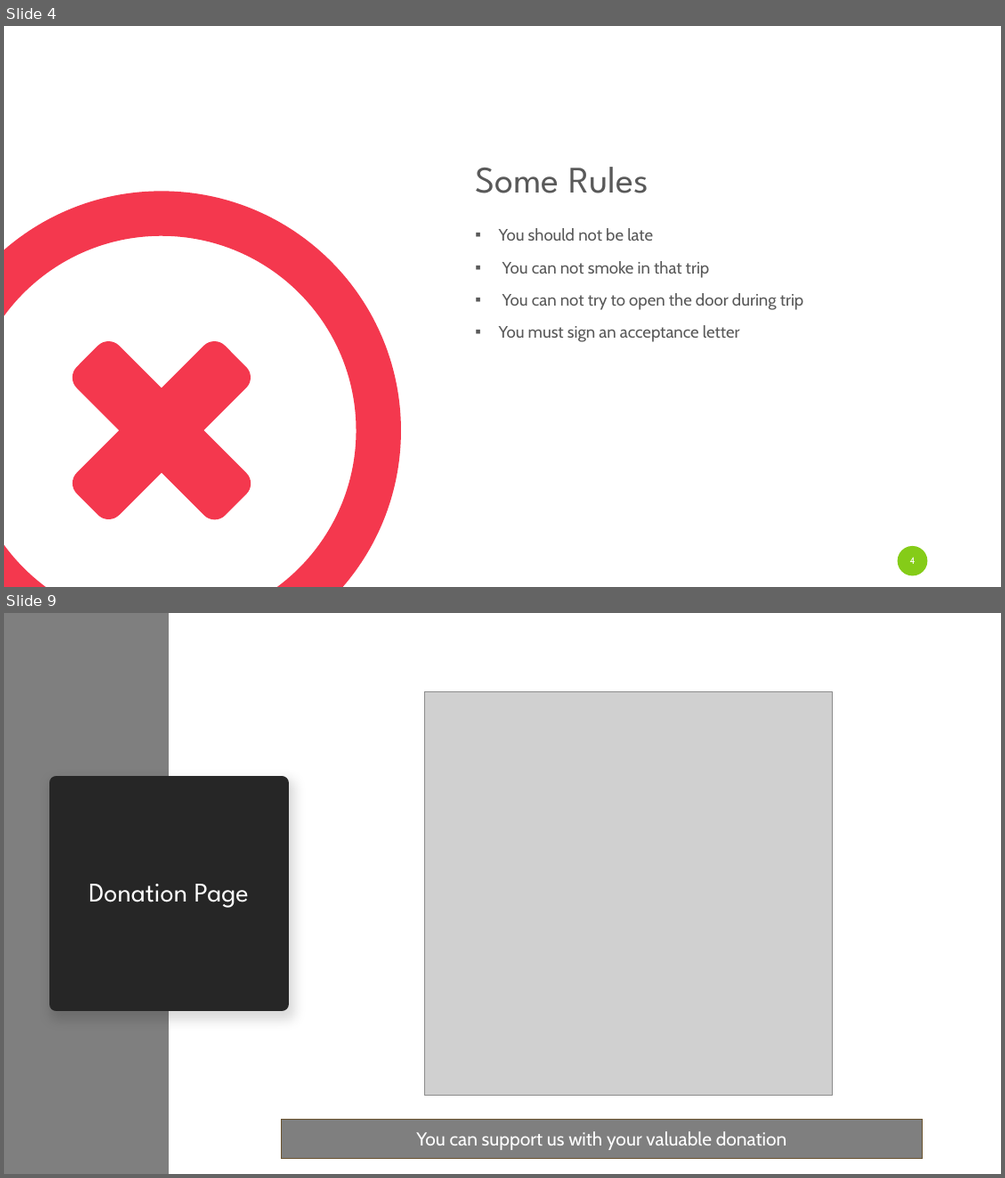
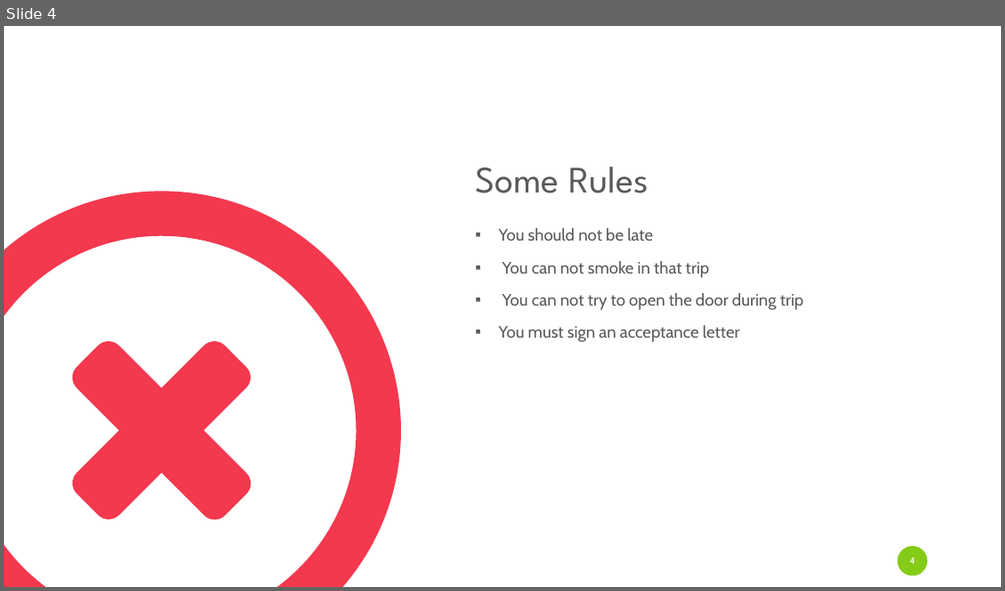
Before and after one commit to mustafaberat/ARU-Submarine, a slide deck: Presentation/ARUSubmarinePresentation.pptx. Shown one above the other, each under a label of ours: slides 4 and 9 before the commit, slide 4 after it; the slides between them are not shown. The pictures are 1005x1178 and 1005x591 pixels, drawn with LibreOffice and Linux fonts; fonts in the diff are those of the drawing; grey boxes stand for pictures. Boxes give left, top, right and bottom in pixels: in the first picture for what was removed or moved away, otherwise in the second. Text is boxed around its words. In the diff, an @@ line names an element or a change of style, - is before the commit and + after.

```diff
--- a/Presentation/ARUSubmarinePresentation.pptx
+++ b/Presentation/ARUSubmarinePresentation.pptx
@@ slide 9 removed at [4,613,1001,1174], background #FFFFFF @@
@@ rectangle removed at [4,613,169,1174] @@
@@ picture removed at [424,691,832,1094] @@
@@ title removed at [57,783,282,1004] @@
-Donation Page
@@ rectangle removed at [282,1119,922,1159] @@
-You can support us with your valuable donation
```
Also in this commit, not shown: 2 slides changed, 18 slides added, 8 other slides removed.
